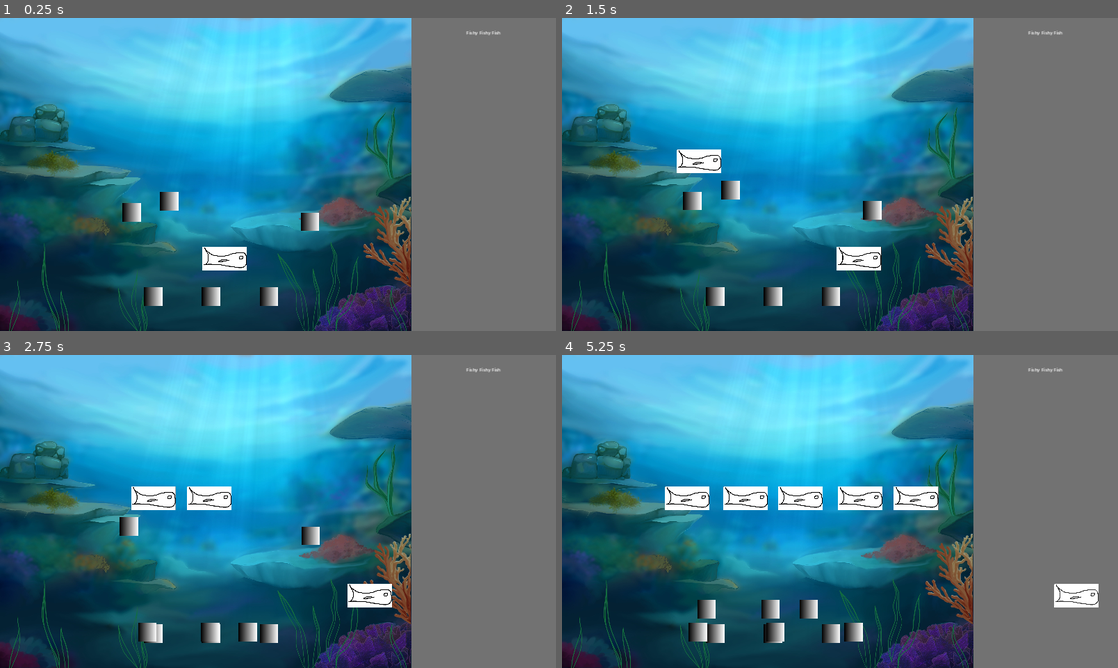
Above: before the commit, frames 1-4 (two rows, left to right).
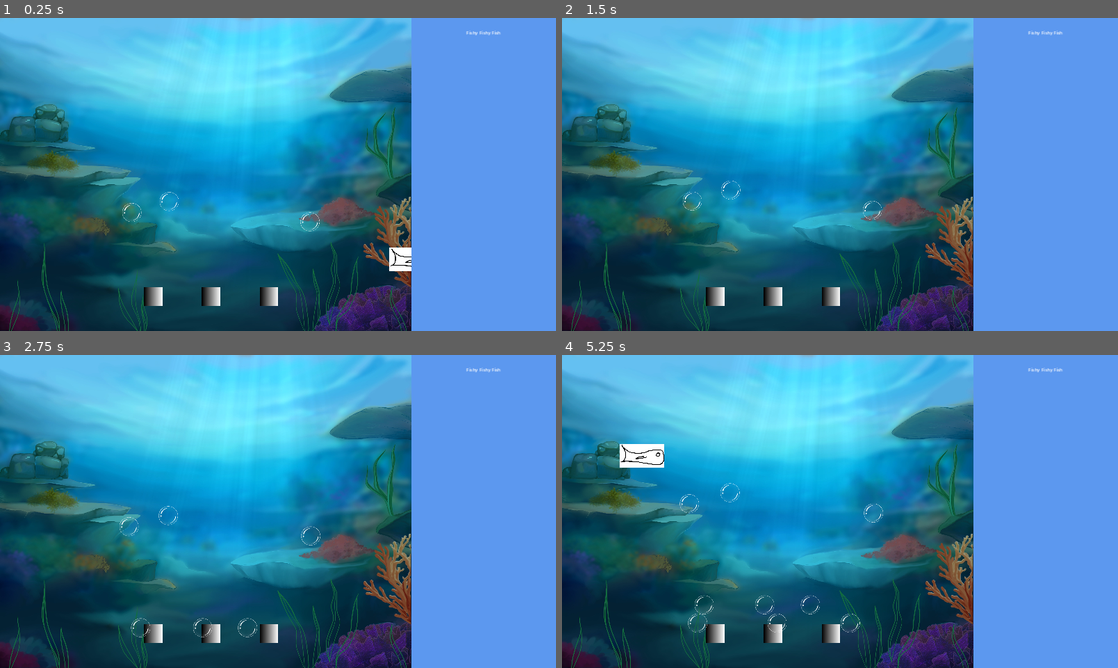
Above: after the commit, the same moments.

Repository: The-breakbar/Blub-Blub-Pop
Game: Godot game, scene res://scenes/main.tscn
Same seed, same stepped clock (60 frames per second), same inputs: the game is played once before the commit and once after it.
Inputs:
- Up to frame 1 (0.25 s): no input
- Up to frame 2 (1.5 s): no input
- Up to frame 3 (2.75 s): no input
- Up to frame 4 (5.25 s): no input

The runs differ from the first frame. In frame 1, 27% of the frame differs, in the area x 22-100%, y 0-100%; in frame 2, 28%; in frame 3, 29%; in frame 4, 31%, in the area x 10-100%, y 0-100%.

Commit message:
finished bubbles, swordfish

Diff:
--- a/scenes/bubble.tscn
+++ b/scenes/bubble.tscn
@@ -1,11 +1,26 @@
-[gd_scene load_steps=8 format=3 uid="uid://bp58lhmflaeps"]
+[gd_scene load_steps=10 format=3 uid="uid://bp58lhmflaeps"]
 
 [ext_resource type="Script" path="res://scripts/bubble.gd" id="1_rqeq3"]
+[ext_resource type="Texture2D" uid="uid://bruijefm8lwwe" path="res://sprites/bubble/256/bubble0_256.png" id="2_rjqw4"]
+[ext_resource type="Texture2D" uid="uid://dcql66vfvawd3" path="res://sprites/bubble/256/bubble3_256.png" id="5_0cx2r"]
+[ext_resource type="Texture2D" uid="uid://bw2aly58b1pdf" path="res://sprites/bubble/256/bubble4_256.png" id="6_ul78x"]
 
-[sub_resource type="Gradient" id="Gradient_d5tfx"]
-
-[sub_resource type="GradientTexture2D" id="GradientTexture2D_nb7qe"]
-gradient = SubResource("Gradient_d5tfx")
+[sub_resource type="SpriteFrames" id="SpriteFrames_xuolb"]
+animations = [{
+"frames": [{
+"duration": 1.0,
+"texture": ExtResource("2_rjqw4")
+}, {
+"duration": 1.0,
+"texture": ExtResource("5_0cx2r")
+}, {
+"duration": 1.0,
+"texture": ExtResource("6_ul78x")
+}],
+"loop": false,
+"name": &"default",
+"speed": 10.0
+}]
 
 [sub_resource type="CircleShape2D" id="CircleShape2D_ycnm3"]
 radius = 32.0624
@@ -15,7 +30,7 @@
 tracks/0/type = "value"
 tracks/0/imported = false
 tracks/0/enabled = true
-tracks/0/path = NodePath("Sprite2D:scale")
+tracks/0/path = NodePath("visuals:scale")
 tracks/0/interp = 1
 tracks/0/loop_wrap = true
 tracks/0/keys = {
@@ -31,7 +46,7 @@
 tracks/0/type = "value"
 tracks/0/imported = false
 tracks/0/enabled = true
-tracks/0/path = NodePath("Sprite2D:scale")
+tracks/0/path = NodePath("visuals:scale")
 tracks/0/interp = 2
 tracks/0/loop_wrap = true
 tracks/0/keys = {
@@ -47,7 +62,7 @@
 "click": SubResource("Animation_nbtnp")
 }
 
-[node name="bubble" type="RigidBody2D" node_paths=PackedStringArray("animation") groups=["bubbles"]]
+[node name="bubble" type="RigidBody2D" node_paths=PackedStringArray("animation", "animatedSprite", "button") groups=["bubbles"]]
 collision_mask = 0
 input_pickable = true
 gravity_scale = -0.2
@@ -59,14 +74,19 @@
 jiggle_speed = 5.495
 speed_variation = 0.25
 animation = NodePath("AnimationPlayer")
-health = 3.0
+animatedSprite = NodePath("visuals/Sprite2D")
+button = NodePath("Button")
 
-[node name="Sprite2D" type="Sprite2D" parent="."]
-texture = SubResource("GradientTexture2D_nb7qe")
+[node name="visuals" type="Node2D" parent="."]
+
+[node name="Sprite2D" type="AnimatedSprite2D" parent="visuals"]
+position = Vector2(2, -1)
+scale = Vector2(0.579, 0.579)
+sprite_frames = SubResource("SpriteFrames_xuolb")
 
 [node name="CollisionShape2D" type="CollisionShape2D" parent="."]
 shape = SubResource("CircleShape2D_ycnm3")
-debug_color = Color(0.937255, 0, 0.623529, 0.0941176)
+debug_color = Color(0, 0.6, 0.701961, 0)
 
 [node name="Button" type="Button" parent="."]
 modulate = Color(1, 1, 1, 0)
@@ -75,10 +95,10 @@
 anchor_top = 0.5
 anchor_right = 0.5
 anchor_bottom = 0.5
-offset_left = -28.0
-offset_top = -28.0
-offset_right = 28.0
-offset_bottom = 28.0
+offset_left = -29.0
+offset_top = -29.0
+offset_right = 30.0
+offset_bottom = 30.0
 grow_horizontal = 2
 grow_vertical = 2
 mouse_default_cursor_shape = 2
@@ -89,4 +109,5 @@
 }
 
 [connection signal="input_event" from="." to="." method="_on_input_event"]
+[connection signal="animation_finished" from="visuals/Sprite2D" to="." method="_on_sprite_2d_animation_finished"]
 [connection signal="pressed" from="Button" to="." method="_on_button_pressed"]
--- a/scenes/bubble_spawner.tscn
+++ b/scenes/bubble_spawner.tscn
@@ -10,8 +10,6 @@
 
 [node name="bubble_spawner" type="Node2D" node_paths=PackedStringArray("timer")]
 script = ExtResource("1_b7hg0")
-spawn_time = 2.5
-x_offset = 80.0
 bubble_scene = ExtResource("2_l25t1")
 timer = NodePath("Timer")
 
@@ -19,5 +17,6 @@
 texture = SubResource("GradientTexture2D_m8kjp")
 
 [node name="Timer" type="Timer" parent="."]
+autostart = true
 
 [connection signal="timeout" from="Timer" to="." method="_on_timer_timeout"]
--- a/scenes/main.tscn
+++ b/scenes/main.tscn
@@ -49,7 +49,7 @@
 position = Vector2(1090, 708)
 
 [node name="Swordfish" parent="game" instance=ExtResource("10_fmn8c")]
-position = Vector2(726, 830)
+position = Vector2(1372, 833)
 
 [node name="spawnerHandler" type="Control" parent="game" node_paths=PackedStringArray("center")]
 layout_mode = 3
@@ -63,13 +63,15 @@
 center = NodePath("center")
 spawner = ExtResource("2_0oukj")
 start_spawners = 3
+x_offset = 70.0
 metadata/_edit_lock_ = true
 
 [node name="center" type="Marker2D" parent="game/spawnerHandler"]
 position = Vector2(600, 36)
 
 [node name="SwordfishSpawner" parent="game" instance=ExtResource("6_du5xt")]
-position = Vector2(378, 494)
+position = Vector2(-171, 501)
+spawns_per_min = 20.0
 
 [node name="audio" type="Node" parent="." node_paths=PackedStringArray("popPlayer", "boingPlayer")]
 script = ExtResource("4_rt8me")
@@ -119,7 +121,7 @@
 [node name="shop" type="ColorRect" parent="ui/screenContainer"]
 custom_minimum_size = Vector2(500, 0)
 layout_mode = 2
-color = Color(1, 1, 1, 0.211765)
+color = Color(0.361693, 0.594677, 0.934889, 1)
 
 [node name="VBoxContainer" type="VBoxContainer" parent="ui/screenContainer/shop"]
 layout_mode = 1
--- a/scenes/swordfish.tscn
+++ b/scenes/swordfish.tscn
@@ -2,9 +2,6 @@
 
 [ext_resource type="Texture2D" uid="uid://cxykb0bknylcx" path="res://sprites/Fish.png" id="1_2qbnn"]
 [ext_resource type="Script" path="res://scripts/swordfish.gd" id="1_viysn"]
-
-[sub_resource type="RectangleShape2D" id="RectangleShape2D_krxvx"]
-size = Vector2(154, 82)
 
 [sub_resource type="SpriteFrames" id="SpriteFrames_5mkmf"]
 animations = [{
@@ -17,15 +14,19 @@
 "speed": 5.0
 }]
 
+[sub_resource type="RectangleShape2D" id="RectangleShape2D_krxvx"]
+size = Vector2(38, 15)
+
 [node name="Swordfish" type="Area2D"]
 script = ExtResource("1_viysn")
-
-[node name="CollisionShape2D" type="CollisionShape2D" parent="."]
-shape = SubResource("RectangleShape2D_krxvx")
-debug_color = Color(0.85098, 0.207843, 1, 1)
 
 [node name="AnimatedSprite2D" type="AnimatedSprite2D" parent="."]
 scale = Vector2(0.2, 0.2)
 sprite_frames = SubResource("SpriteFrames_5mkmf")
 
+[node name="CollisionShape2D" type="CollisionShape2D" parent="."]
+position = Vector2(79, 5)
+shape = SubResource("RectangleShape2D_krxvx")
+debug_color = Color(0.85098, 0.207843, 1, 1)
+
 [connection signal="body_entered" from="." to="." method="_on_body_entered"]
--- a/scripts/bubble.gd
+++ b/scripts/bubble.gd
@@ -8,6 +8,8 @@
 @export_range(0, 0.5) var speed_variation: float = 0.0
 
 @export var animation: AnimationPlayer
+@export var animatedSprite: AnimatedSprite2D
+@export var button: Button
 
 var time: float = 0
 @export var health: float = 1.0
@@ -36,8 +38,11 @@
 
 func bubble_popped():
 	Global.bubble_popped.emit()
+	button.hide()
+	animatedSprite.play("default")
 
-	# Delete node
+# After animation has finished, delete the bubble
+func _on_sprite_2d_animation_finished():
 	queue_free()
 
 # On click
--- a/scripts/bubble_spawner.gd
+++ b/scripts/bubble_spawner.gd
@@ -1,18 +1,14 @@
 class_name BubbleSpawner
 extends Node2D
 
-@export_range(0.1, 5.0) var spawn_time: float = 1.0
-@export_range(0.0, 100.0) var x_offset: float = 0.0
+var x_offset: float = 0.0
 
 @export var bubble_scene: PackedScene
 @export var timer: Timer
 
-func _ready():
-	timer.wait_time = spawn_time
-	timer.start()
-
-func _process(_delta):
-	pass
+func set_params(new_spawn_time: float, new_x_offset: float):
+	timer.wait_time = new_spawn_time
+	x_offset = new_x_offset
 
 func _on_timer_timeout():
 	# Create a new bubble
--- a/scripts/global.gd
+++ b/scripts/global.gd
@@ -5,7 +5,7 @@
 
 # Dictionary of upgrades
 var upgrades: Dictionary = {
-    "swordfish": null  # Placeholder for the SwordfishUpgrade instance
+	"swordfish": null  # Placeholder for the SwordfishUpgrade instance
 }
 
 func _ready():
--- a/scripts/spawner_handler.gd
+++ b/scripts/spawner_handler.gd
@@ -5,6 +5,9 @@
 
 @export_range(0, 20) var start_spawners: int = 1
 @export_range(0, 500) var max_distance: float = 200
+
+@export_range(0.1, 5.0) var spawn_time: float = 2.0
+@export_range(0.0, 150.0) var x_offset: float = 50
 
 var spawners: Array[BubbleSpawner] = []
 
@@ -15,22 +18,16 @@
 func add_spawner():
 	var spawner_num = spawners.size() + 1
 
-	# Calculate the separation distance
-	# The separation distance has to fit start_spawners + 1 times into the width
-	# If it doesn't fit, calculate the maximum separation distance that works
+	# Calculate new spawner positions
 	var separation = min(size.x / (spawner_num + 1), max_distance)
-	print("Separation: ", separation)
-
-	# The start_spawners should be centered around center, if it's odd the middle one should be on center, if even the middle two should be around center
 	var start = center.position.x - separation * ((spawner_num + 1) / 2.0) + separation
-	print("Start: ", start)
-
 	for i in range(spawner_num - 1):
-		# Adjust position of existing spawners
 		spawners[i].position.x = start + i * separation
 
 	# Create a new spawner
 	var new_spawner = spawner.instantiate() as BubbleSpawner
+	new_spawner.set_params(spawn_time, x_offset)
+	new_spawner.position.x = start + (spawner_num - 1) * separation
+
 	spawners.append(new_spawner)
-	new_spawner.position.x = start + (spawner_num - 1) * separation
 	add_child(new_spawner)
--- a/scripts/swordfish.gd
+++ b/scripts/swordfish.gd
@@ -1,11 +1,12 @@
 extends Area2D
 
+@export_range(0, 10) var damage: float = 3.0
 
 func _on_body_entered(body: Node2D):
 
 	if body.is_in_group("bubbles"):
 		var bubble = body as Bubble
-		bubble.damage(10.0)
+		bubble.damage(damage)
 
 func _physics_process(delta):
 	# move swordfish right
--- a/scripts/swordfish_spawner.gd
+++ b/scripts/swordfish_spawner.gd
@@ -3,6 +3,9 @@
 
 @export var swordfish_scene: PackedScene
 @export var timer: Timer
+
+@export_range(0, 1000) var vertical_offset: float = 300.0
+@export_range(0, 100) var spawns_per_min: float = 60.0
 
 var damage: float = 0.0
 var min_time: float = 0.0
@@ -11,10 +14,13 @@
 # Called when the node enters the scene tree for the first time.
 func _ready():
 	timer = $Timer
+	timer.wait_time = 60.0 / spawns_per_min
+	timer.start()
+
 	var swordfish_upgrade = Global.upgrades["swordfish"]
 	if swordfish_upgrade:
 		print("Swordfish upgrade found")
-		set_next_spawn_time()
+		#set_next_spawn_time()
 		# swordfish_upgrade.connect("spawn_timing_updated", self, "_on_spawn_timing_updated")
 		# _on_spawn_timing_updated(swordfish_upgrade.get_spawn_interval())
 		# check if the signal is connected
@@ -36,15 +42,11 @@
 	timer.wait_time = randf_range(min_time, max_time)
 	timer.start()
 
-# Called every frame. 'delta' is the elapsed time since the previous frame.
-func _process(delta):
-	pass
-
 func _on_timer_timeout():
 	# Create a new swordfish
 	var swordfish = swordfish_scene.instantiate()
 
 	# Randomly offset the swordfish's y position
-	swordfish.position.x += randf_range(-10, 10)
+	swordfish.position.y += randf_range(-vertical_offset, vertical_offset)
 
 	add_child(swordfish)
Not shown: 1 places in scenes/main.tscn that only renumber resources
Binary file added: sprites/bubble/2048/bubble_2048.png
Not shown, added: sprites/bubble/2048/bubble_2048.png.import
Binary file added: sprites/bubble/256/bubble0_256.png
Not shown, added: sprites/bubble/256/bubble0_256.png.import
Binary file added: sprites/bubble/256/bubble1_256.png
Not shown, added: sprites/bubble/256/bubble1_256.png.import
Binary file added: sprites/bubble/256/bubble2_256.png
Not shown, added: sprites/bubble/256/bubble2_256.png.import
Binary file added: sprites/bubble/256/bubble3_256.png
Not shown, added: sprites/bubble/256/bubble3_256.png.import
Binary file added: sprites/bubble/256/bubble4_256.png
(and 1 more such lines)
